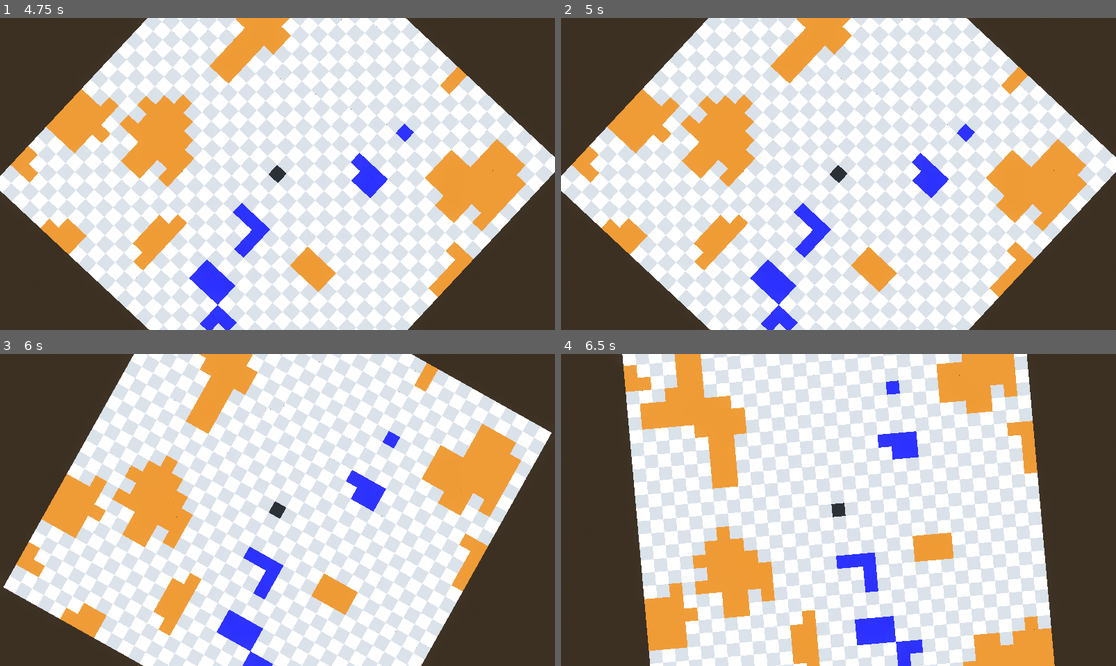
Above: before the commit, frames 1-4 (two rows, left to right).
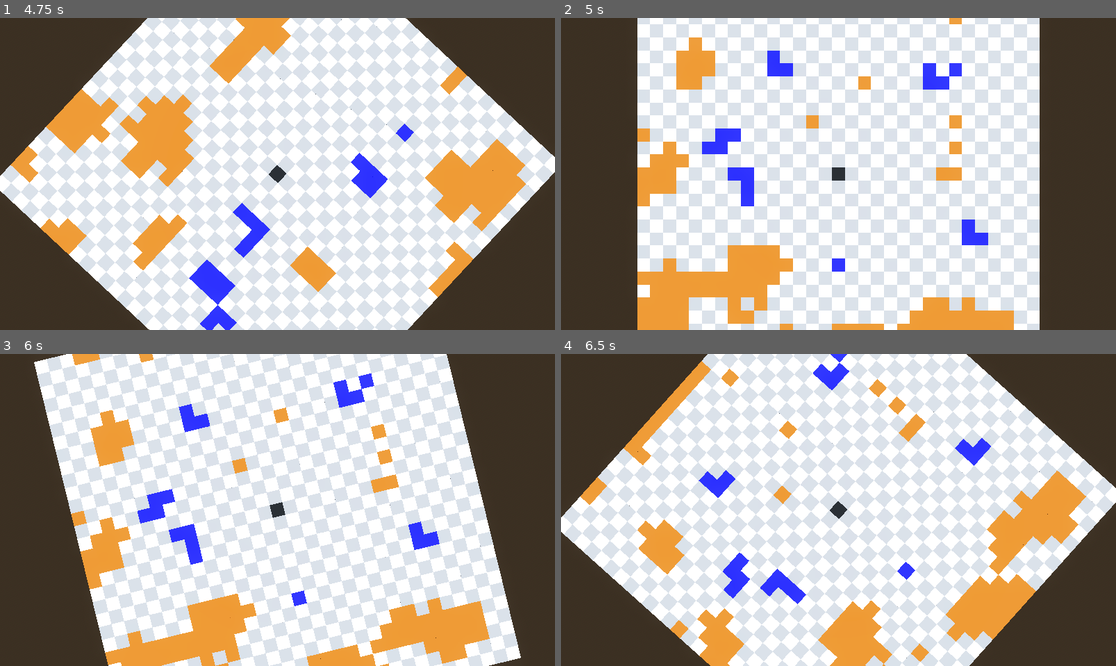
Above: after the commit, the same moments.

Repository: KaschaArtem/Hamlet
Game: Godot game, scene res://scenes/active_scenes/main_menu.tscn
Same seed, same stepped clock (60 frames per second), same inputs: the game is played once before the commit and once after it.
Inputs (mouse positions are in pixels of both pictures, inside the frame that each line leads up to):
- Up to frame 1 (4.75 s): click "New Game" at 0.5 s; tap Enter at 1.25, 3.5 s; move the mouse to (399, 158) at 1.27 s; hold Q (rotate_camera_left) 1.28-2.03 s; click (399, 158) at 1.42 s; move the mouse to (166, 189) at 2.02 s; tap E (rotate_camera_right) at 2.1 s; click (166, 189) at 2.17 s; tap Space at 2.75, 4.25 s; move the mouse to (333, 105) at 2.77 s; tap 2 (set_build_to_field) at 2.85 s; click (333, 105) at 2.92 s; move the mouse to (249, 236) at 3.52 s; tap 1 (set_build_to_house) at 3.6 s; click (249, 236) at 3.67 s; move the mouse to (444, 220) at 4.27 s; tap 3 (set_build_to_pasture) at 4.35 s; click (444, 220) at 4.42 s
- Up to frame 2 (5 s): tap F9 (reload_game_scene, bound only after the commit) at 4.9 s
- Up to frame 3 (6 s): move the mouse to (111, 463) at 5.02 s; tap 0 (set_build_to_tile) at 5.1 s; click (111, 463) at 5.17 s; tap Enter at 5.75 s; move the mouse to (305, 510) at 5.77 s; hold Q (rotate_camera_left) from 5.78 s (still down); click (305, 510) at 5.92 s
- Up to frame 4 (6.5 s): keep holding Q (rotate_camera_left)

Frame 1 is identical in both runs. In frame 2, 56% of the frame differs, in the area x 0-100%, y 0-100%; in frame 3, 58%; in frame 4, 57%.

Commit message:
added better map generation debug tools

Diff:
--- a/project.godot
+++ b/project.godot
@@ -65,6 +65,11 @@
 "events": [Object(InputEventKey,"resource_local_to_scene":false,"resource_name":"","device":0,"window_id":0,"alt_presse …(189 unchanged characters)…
 ]
 }
+reload_game_scene={
+"deadzone": 0.0,
+"events": [Object(InputEventKey,"resource_local_to_scene":false,"resource_name":"","device":0,"window_id":0,"alt_pressed":false,"shift_pressed":false,"ctrl_pressed":false,"meta_pressed":false,"pressed":false,"keycode":0,"physical_keycode":4194340,"key_label":0,"unicode":0,"location":0,"echo":false,"script":null)
+]
+}
 
 [physics]
 
--- a/scenes/active_scenes/game.tscn
+++ b/scenes/active_scenes/game.tscn
@@ -46,6 +46,12 @@
 pasture_scene = ExtResource("5_g754w")
 tree_scene = ExtResource("8_inwm1")
 water_scene = ExtResource("9_cq3oe")
+NOISE_FREQUENCY = 0.1
+NOISE_FRACTAL_OCTAVES = 5
+NOISE_FRACTAL_GAIN = 0.5
+BASE_RADIUS = 4
+WATER_SPAWN = -0.6
+WOOD_SPAWN = 0.19999999999999996
 
 [node name="Camera3D" type="Camera3D" parent="." unique_id=171625142 node_paths=PackedStringArray("ground")]
 transform = Transform3D(1, 0, 0, 0, -4.3711385e-08, 0.99999994, 0, -0.99999994, -4.3711385e-08, 0, 0, 0)
--- a/scripts/game/game.gd
+++ b/scripts/game/game.gd
@@ -34,3 +34,6 @@
 		building_action = 2
 	elif Input.is_action_just_pressed("set_build_to_pasture"):
 		building_action = 3
+
+	if Input.is_action_just_pressed("reload_game_scene"):
+		SceneManager.change_scene("res://scenes/active_scenes/game.tscn")
--- a/scripts/game/ground.gd
+++ b/scripts/game/ground.gd
@@ -14,6 +14,15 @@
 @export var pasture_scene: PackedScene     # index 3
 @export var tree_scene: PackedScene        # index -1
 @export var water_scene: PackedScene       # index -2
+
+@export_range(0.0, 1.0) var NOISE_FREQUENCY: float
+@export_range(0, 10) var NOISE_FRACTAL_OCTAVES: int
+@export_range(0.0, 1.0) var NOISE_FRACTAL_GAIN: float
+
+@export_range(1, 8) var BASE_RADIUS: int
+
+@export_range(-1.0, 1.0) var WATER_SPAWN: float
+@export_range(-1.0, 1.0) var WOOD_SPAWN: float
 
 var ground_grid = []
 
@@ -41,9 +50,9 @@
 
 func setup_noise():
 	noise.seed = randi()
-	noise.frequency = 0.1
-	noise.fractal_octaves = 5
-	noise.fractal_gain = 0.5
+	noise.frequency = NOISE_FREQUENCY
+	noise.fractal_octaves = NOISE_FRACTAL_OCTAVES
+	noise.fractal_gain = NOISE_FRACTAL_GAIN
 func init_ground_grid():
 	setup_noise()
 	for z in range(GRID_SIZE):
@@ -51,15 +60,15 @@
 		for x in range(GRID_SIZE):
 			var value = 0
 			var dist = sqrt(pow(x - GRID_CENTER, 2) + pow(z - GRID_CENTER, 2))
-			if dist < 4:
+			if dist < BASE_RADIUS:
 				value = 0
 			else:
 				var n = noise.get_noise_2d(x, z)
 				var dist_factor = clamp(dist / (GRID_SIZE / 2.0), 0.0, 1.0)
 				n -= (1.0 - dist_factor) * 0.35
-				if n < -0.6:
+				if n < WATER_SPAWN:
 					value = -2
-				elif n > 0.2:
+				elif n > WOOD_SPAWN:
 					value = -1
 				else:
 					value = 0
